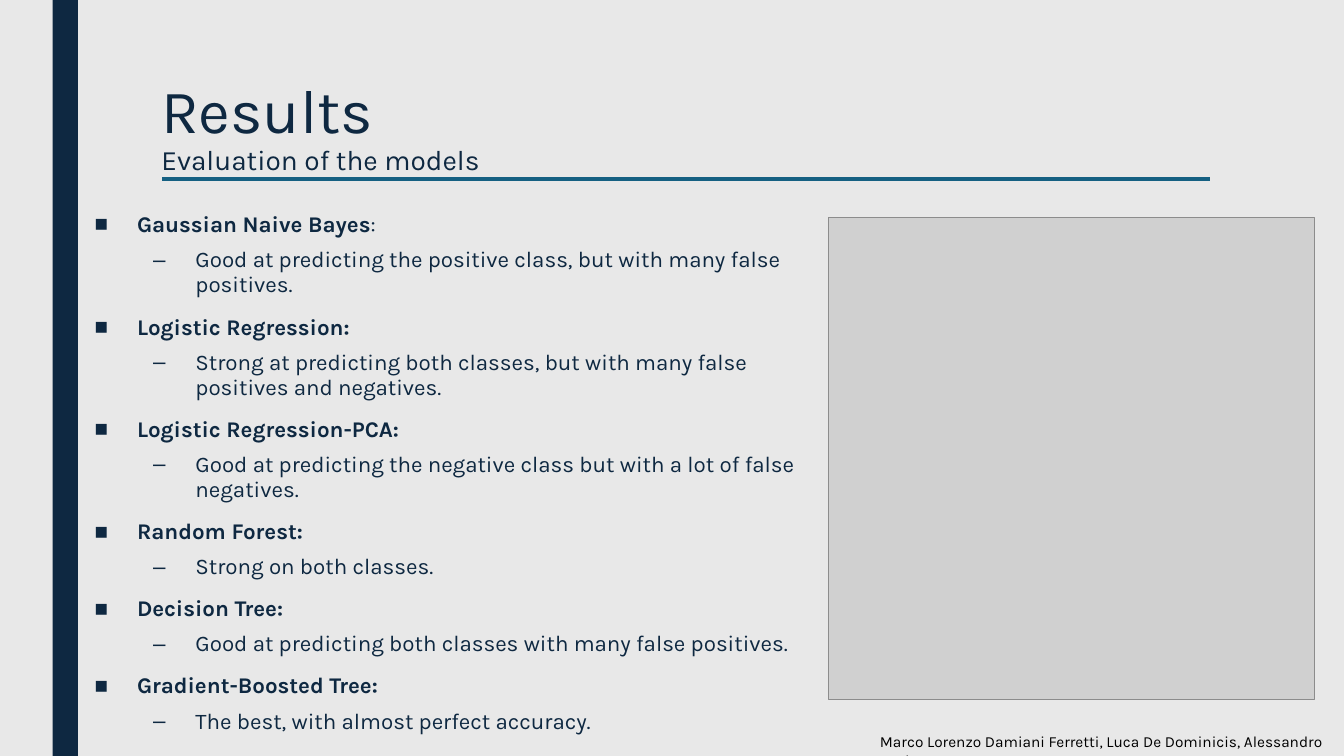
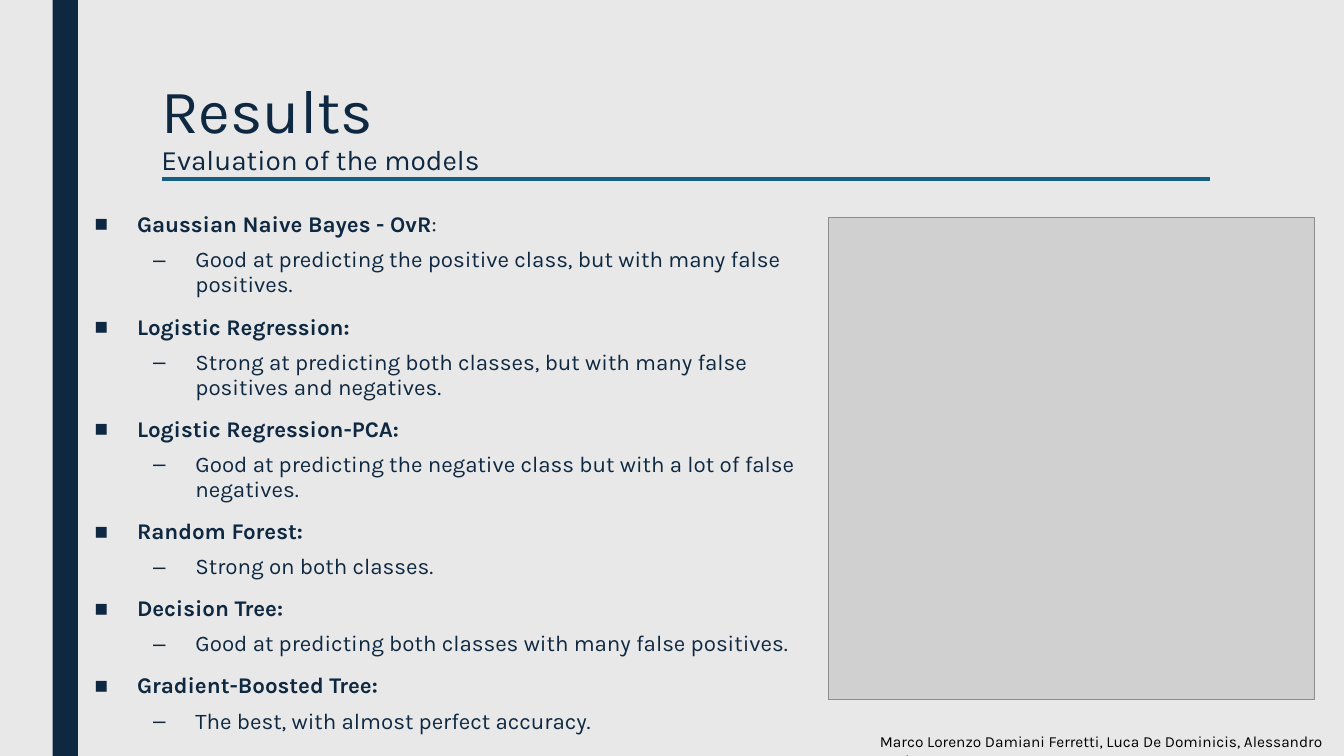
Before and after one commit to luca-de-dominicis/Big_Data_Analytics, a slide deck: slide 11 of BDA-Presentation.pptx. Drawn at 1344x756 pixels with LibreOffice and Linux fonts; fonts in the diff are those of the drawing; grey boxes stand for pictures. Boxes give left, top, right and bottom in pixels: in the first picture for what was removed or moved away, otherwise in the second. Text is boxed around its words. In the diff, an @@ line names an element or a change of style, - is before the commit and + after.

```diff
--- a/BDA-Presentation.pptx
+++ b/BDA-Presentation.pptx
@@ text at [137, 216, 437, 238]: text changed @@
-■ Gaussian Naive Bayes:
+■ Gaussian Naive Bayes - OvR:
```
Also in this commit, not shown: 4 other slides changed.
